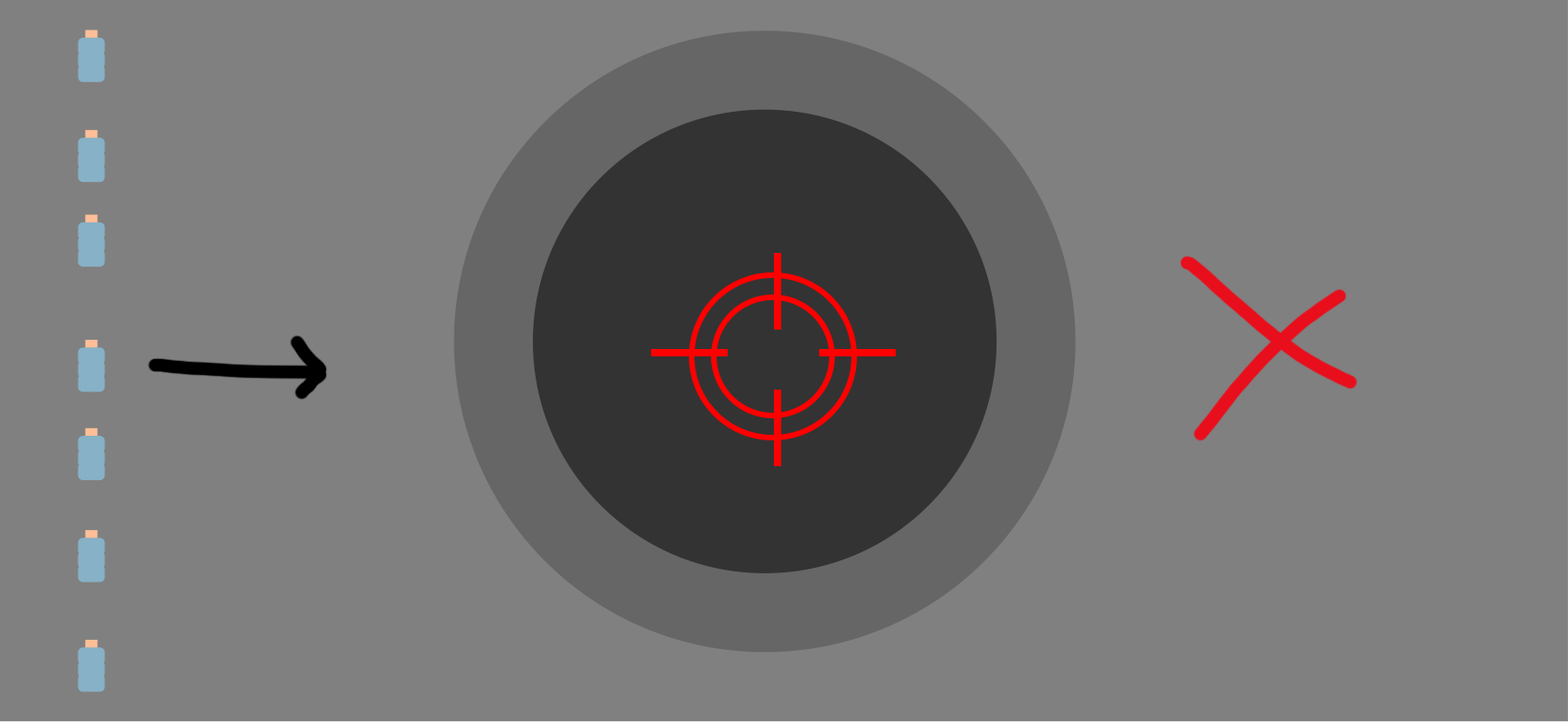
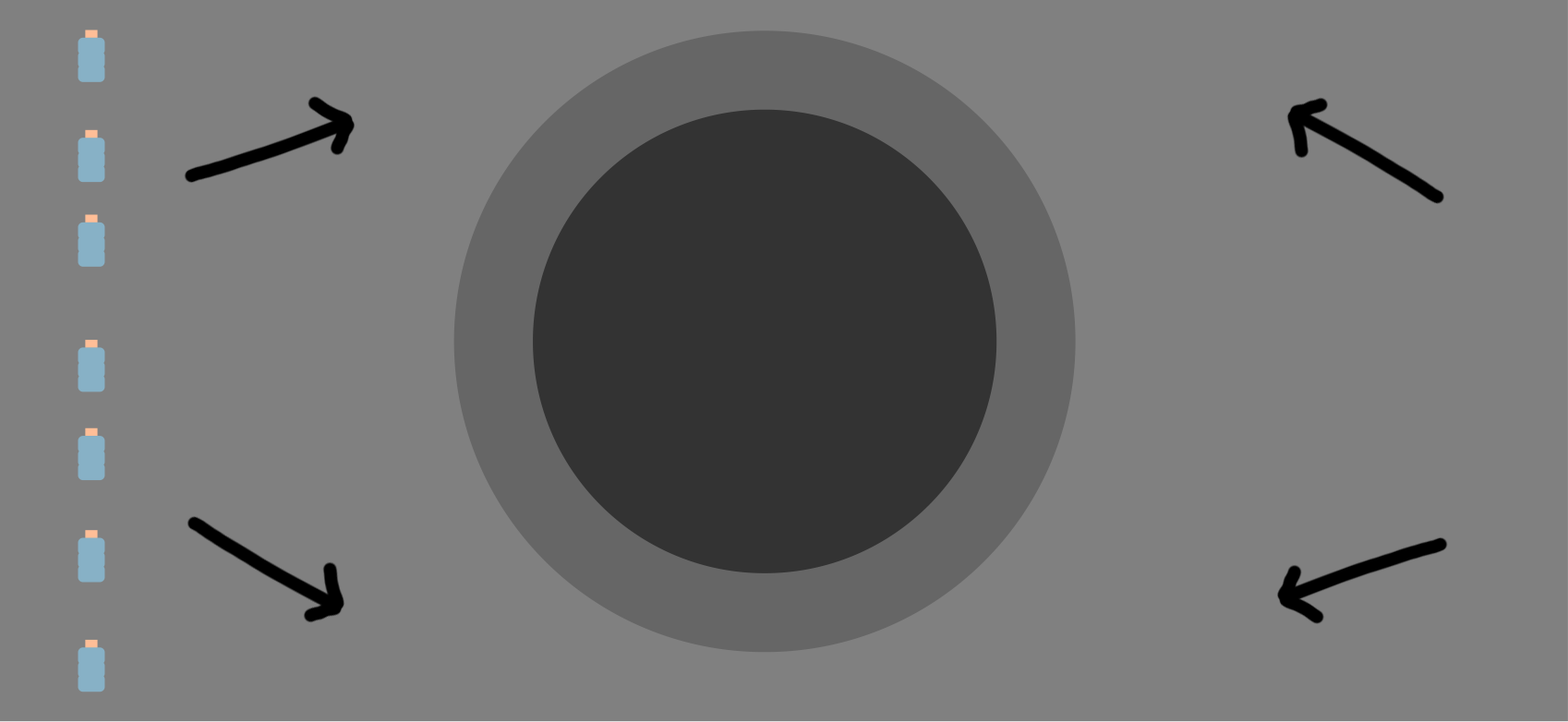
Layered file, before and after one edit (1568px x 722px). Changes by layer:
hid group "Groupe 1" (6 layers) over [651,253,896,467]
added layer "Calque 5 copie" above "Calque 5" over [1277,96,1448,625]
painted on "Calque 5" over [147,96,1359,624]
